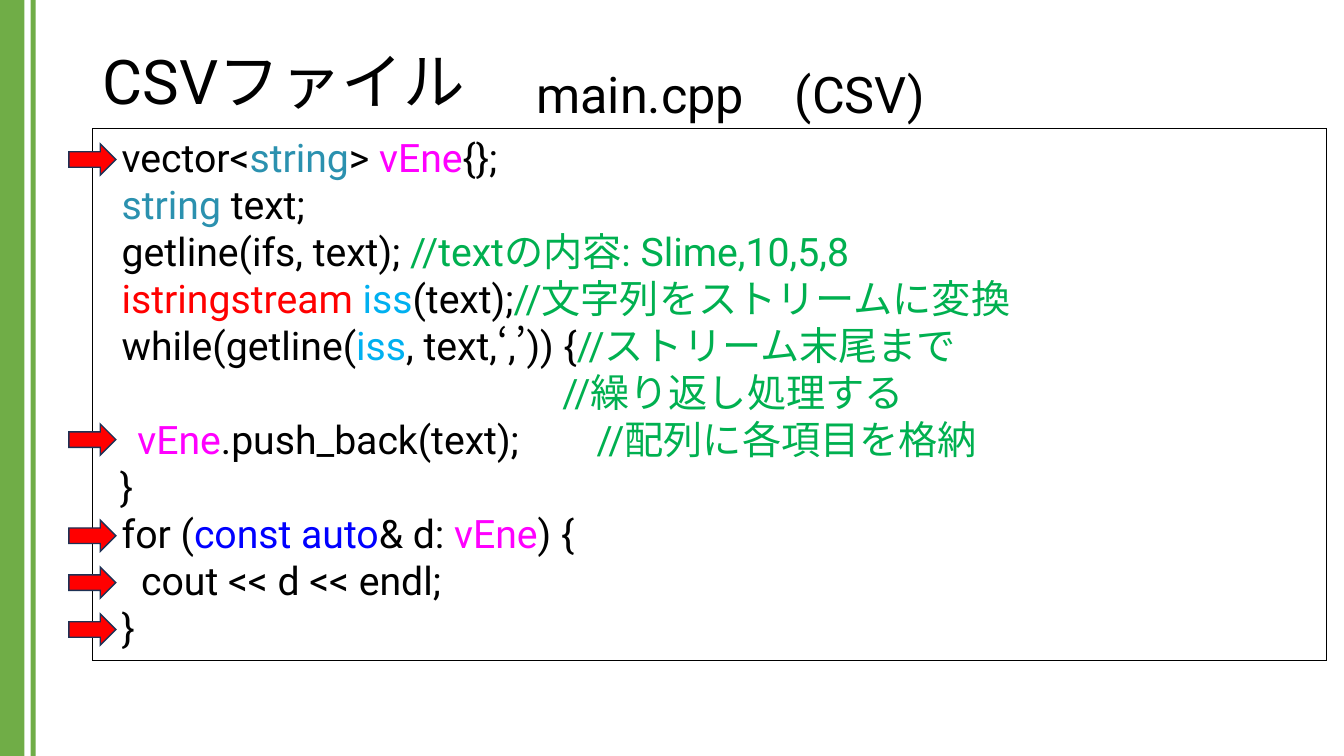
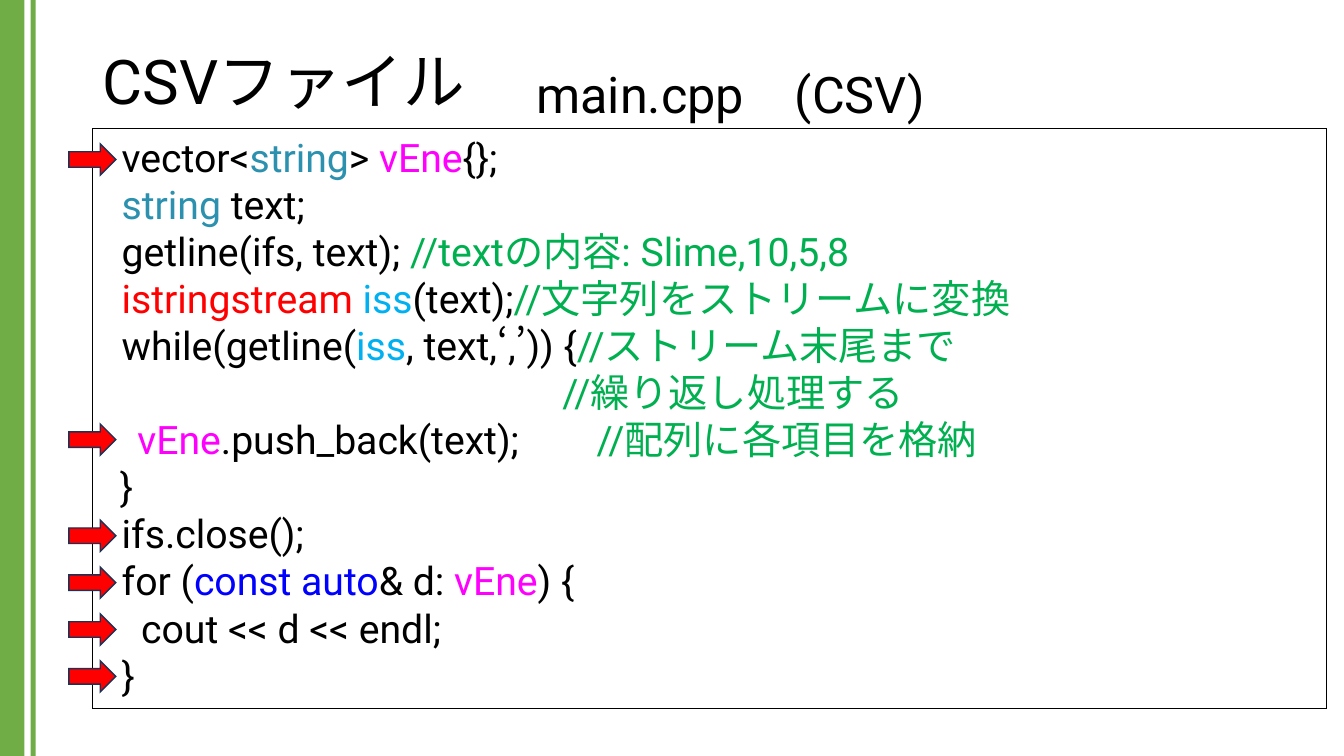
Before and after one commit to kic-murata/cpp2024, a slide deck: slide 26 of 授業資料/講義資料：CSVファイル.pptx. Drawn at 1344x756 pixels with LibreOffice and Linux fonts; fonts in the diff are those of the drawing. Boxes give left, top, right and bottom in pixels: in the first picture for what was removed or moved away, otherwise in the second. Text is boxed around its words. In the diff, an @@ line names an element or a change of style, - is before the commit and + after.

```diff
--- a/授業資料/講義資料：CSVファイル.pptx
+++ b/授業資料/講義資料：CSVファイル.pptx
@@ rectangle "vector<string> vEne{}; string text;": place and size @@
-rectangle "vector<string> vEne{}; string text;" at [93,128,1327,660]
+rectangle "vector<string> vEne{}; string text;" at [93,128,1327,709]
@@ text in rectangle at [122,374,977,649]: text changed @@
-cout << text << endl; //繰り返し処理する
-vEne.push_back(text); //配列に各項目を格納
-}
-for (const auto& d: vEne) {
-cout << d << endl;
-}
+cout << text << endl; //繰り返し処理する
+vEne.push_back(text); //配列に各項目を格納
+}
+ifs.close();
+for (const auto& d: vEne) {
+cout << d << endl;
+}
@@ right arrow added at [69,661,116,693], fill #FF0000, outline #1E3256 1 pt @@
```
Also in this commit, not shown: 8 other slides changed, 1 slide added, 1 other file.
